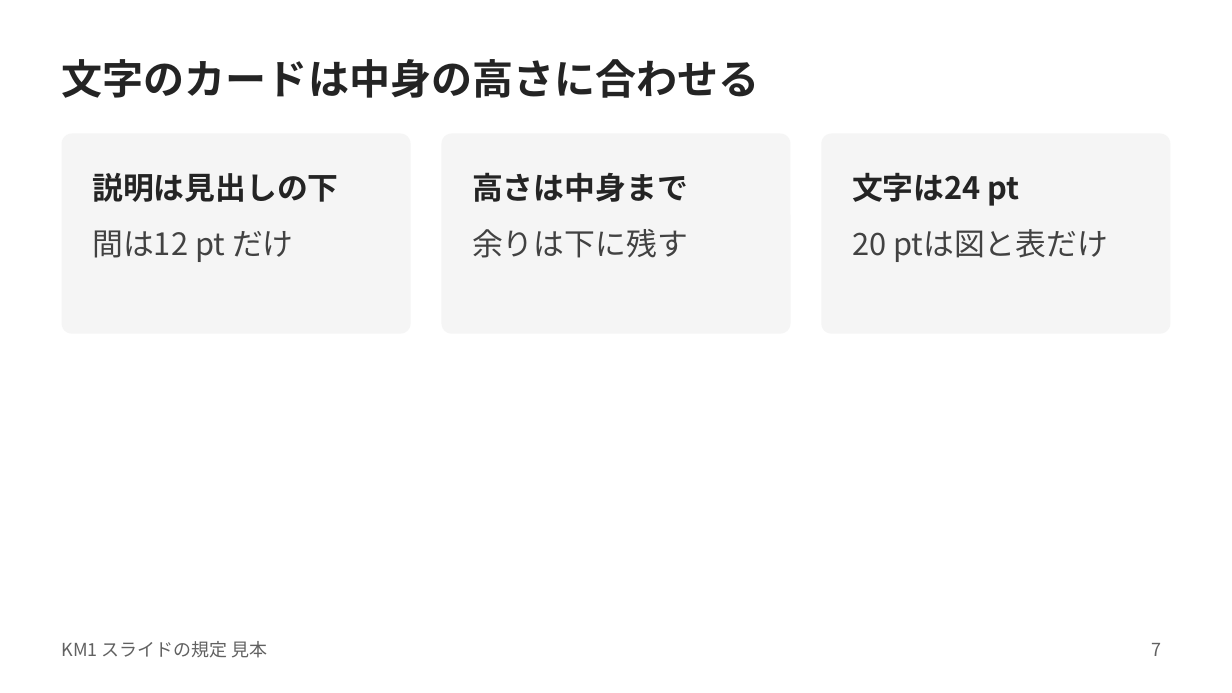
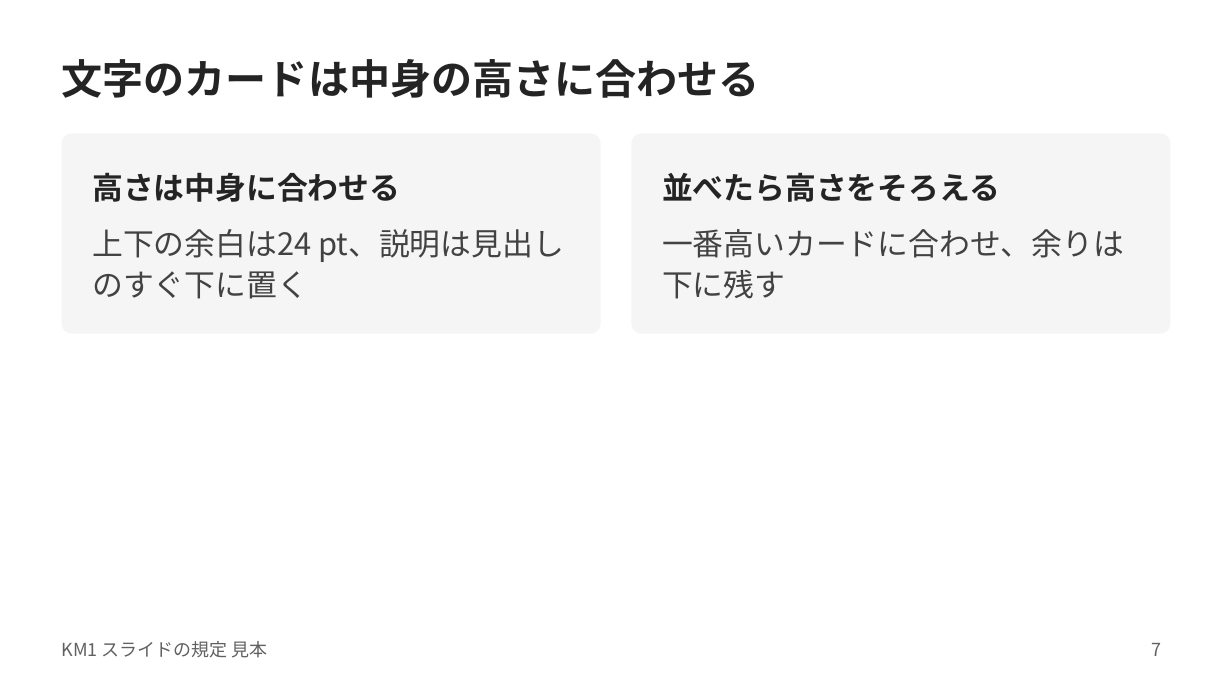
Before and after one commit to kami2news/km1-design-system, a slide deck: slide 7 of dist/KM1_スライド見本.pptx. Drawn at 1232x693 pixels with LibreOffice and Linux fonts; fonts in the diff are those of the drawing. Boxes give left, top, right and bottom in pixels: in the first picture for what was removed or moved away, otherwise in the second. Text is boxed around its words. In the diff, an @@ line names an element or a change of style, - is before the commit and + after.

```diff
--- a/dist/KM1_スライド見本.pptx
+++ b/dist/KM1_スライド見本.pptx
@@ rounded rectangle: place and size @@
-rounded rectangle at [62,133,411,334]
+rounded rectangle at [62,133,601,334]
@@ rounded rectangle: place and size @@
-rounded rectangle at [442,133,791,334]
+rounded rectangle at [631,133,1170,334]
@@ rounded rectangle removed at [822,133,1171,334] @@
@@ text at [92,172,564,299]: text changed; text colour #242424 to #424242; bold off @@
-説明は見出しの下
-間は12 pt だけ
+高さは中身に合わせる
+上下の余白は24 pt、説明は見出しのすぐ下に置く
@@ text at [662,172,1124,299]: text changed; text colour #242424 to #424242; bold off @@
-高さは中身まで
-余りは下に残す
+並べたら高さをそろえる
+一番高いカードに合わせ、余りは下に残す
@@ text removed at [852,173,1108,262] @@
-文字は24 pt
-20 ptは図と表だけ
```
Also in this commit, not shown: 2 other slides changed, 2 slides added, 2 slides removed, 7 other files.
